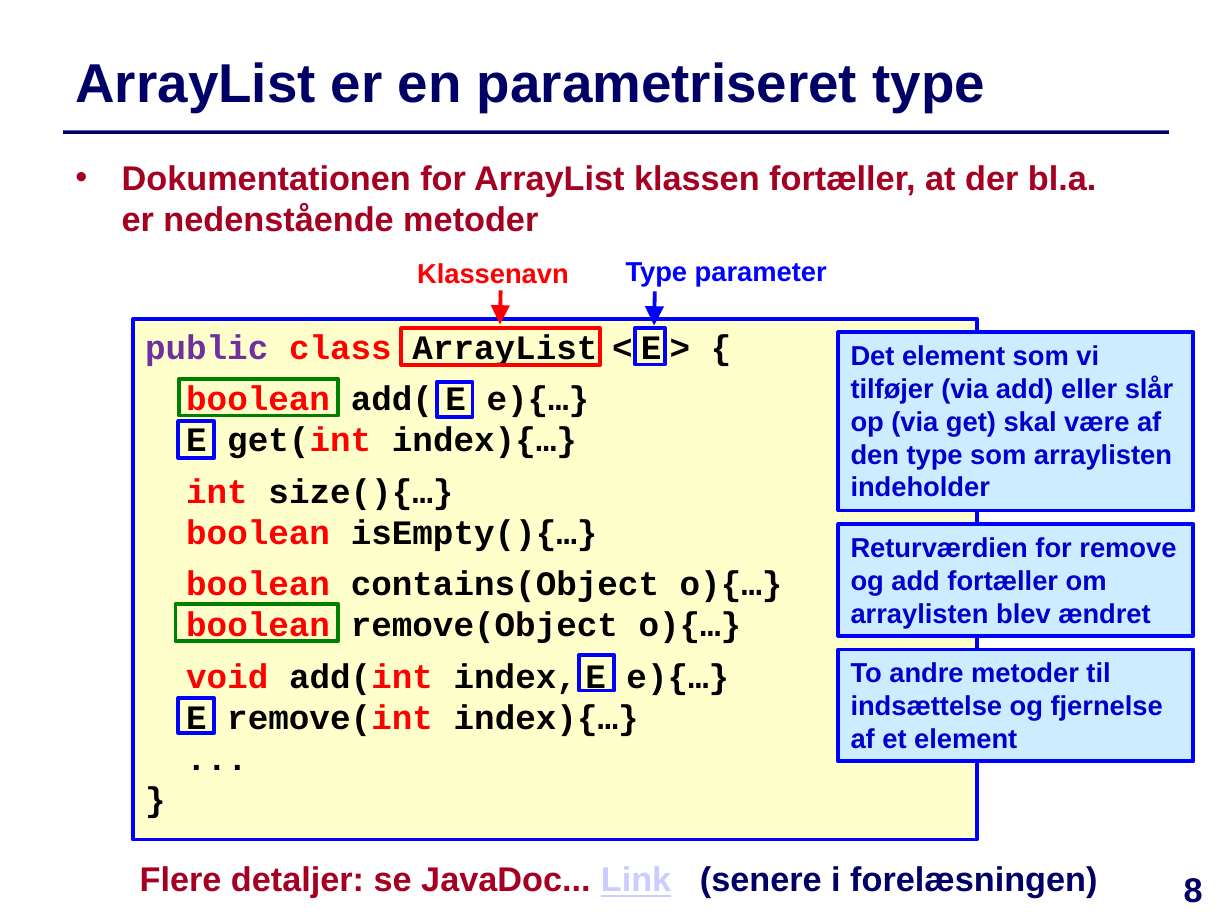
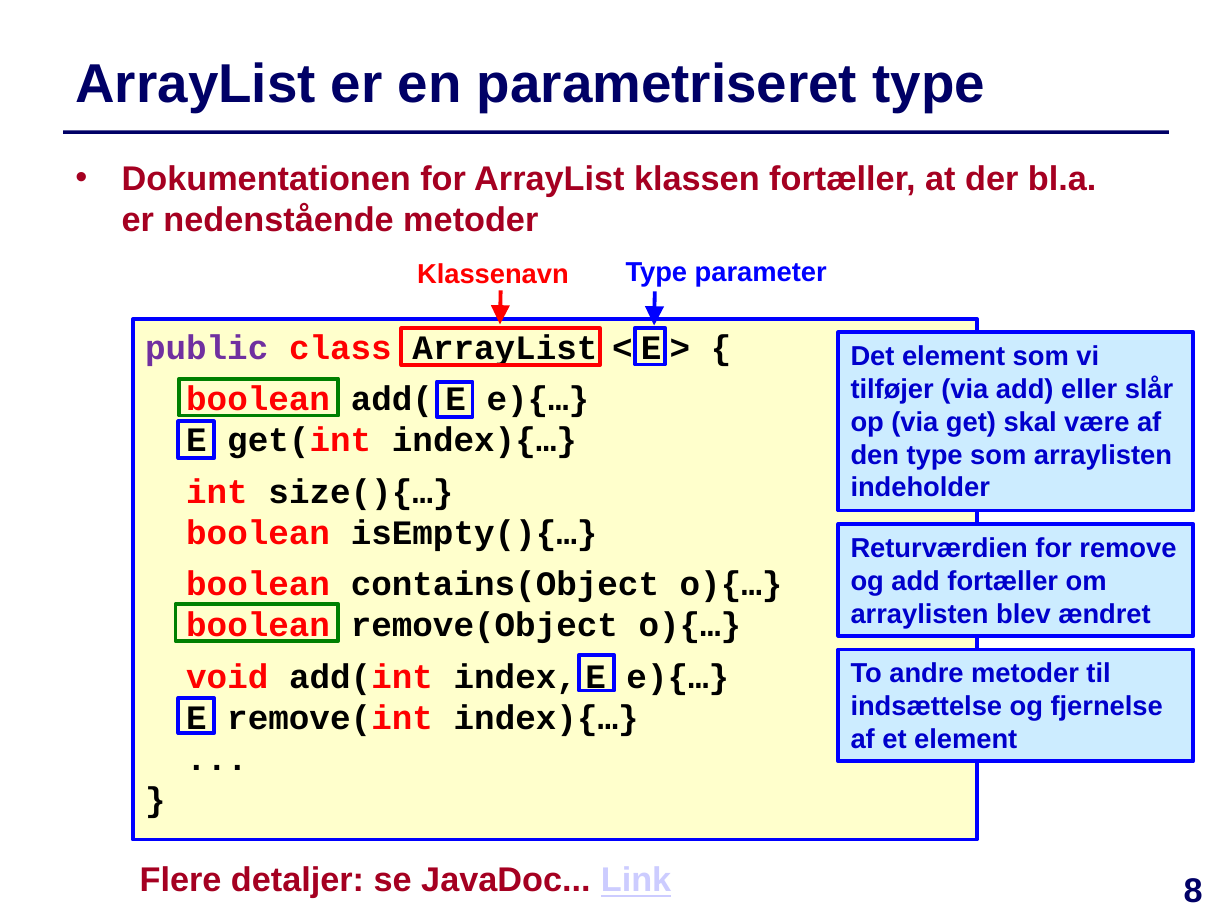
Before and after one commit to IntProgAU/Materiale, a slide deck: slide 8 of web/e22/uge_3a/Slides-Uge3-Mandag.pptx. Drawn at 1232x924 pixels with LibreOffice and Linux fonts; fonts in the diff are those of the drawing. Boxes give left, top, right and bottom in pixels: in the first picture for what was removed or moved away, otherwise in the second. Text is boxed around its words. In the diff, an @@ line names an element or a change of style, - is before the commit and + after.

```diff
--- a/web/e22/uge_3a/Slides-Uge3-Mandag.pptx
+++ b/web/e22/uge_3a/Slides-Uge3-Mandag.pptx
@@ text at (140, 866, 671, 898): text changed @@
-Flere detaljer: se JavaDoc... Link (senere i forelæsningen)
+Flere detaljer: se JavaDoc... Link
```
Also in this commit, not shown: 1 other slide changed, 1 other file.
